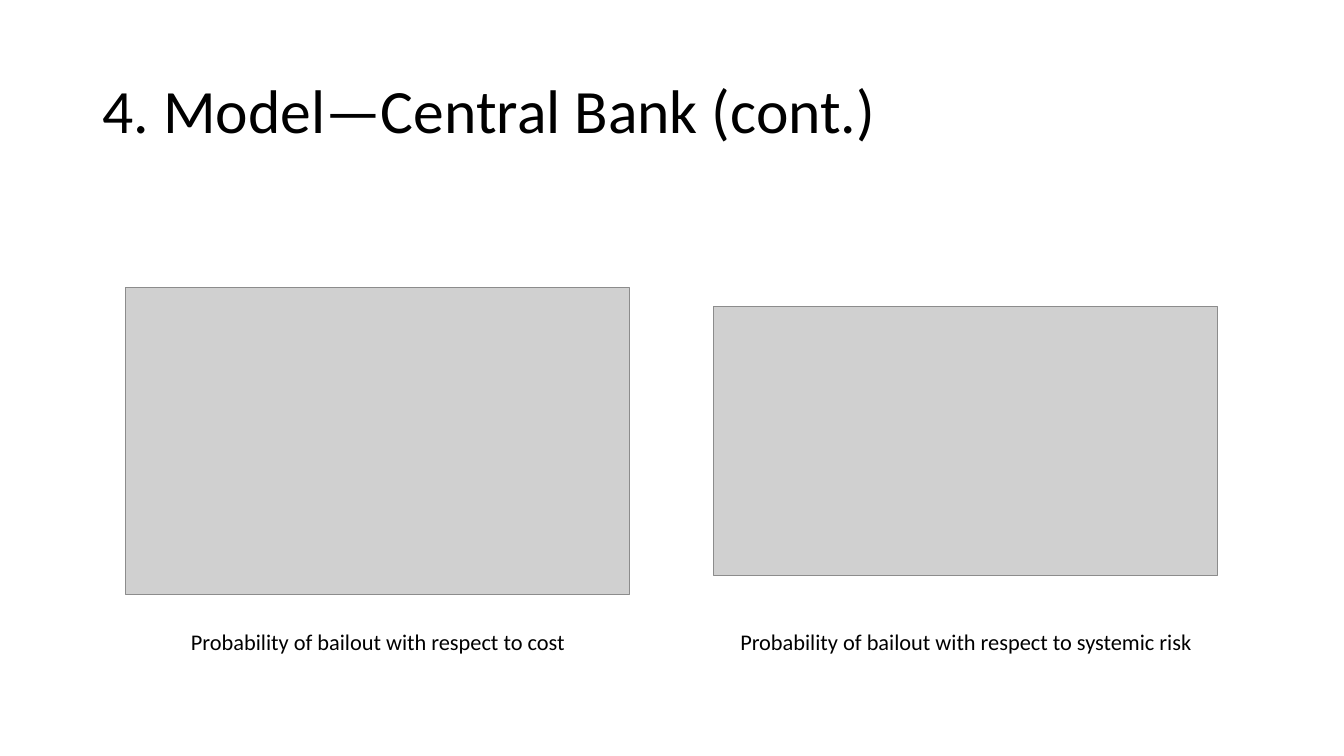
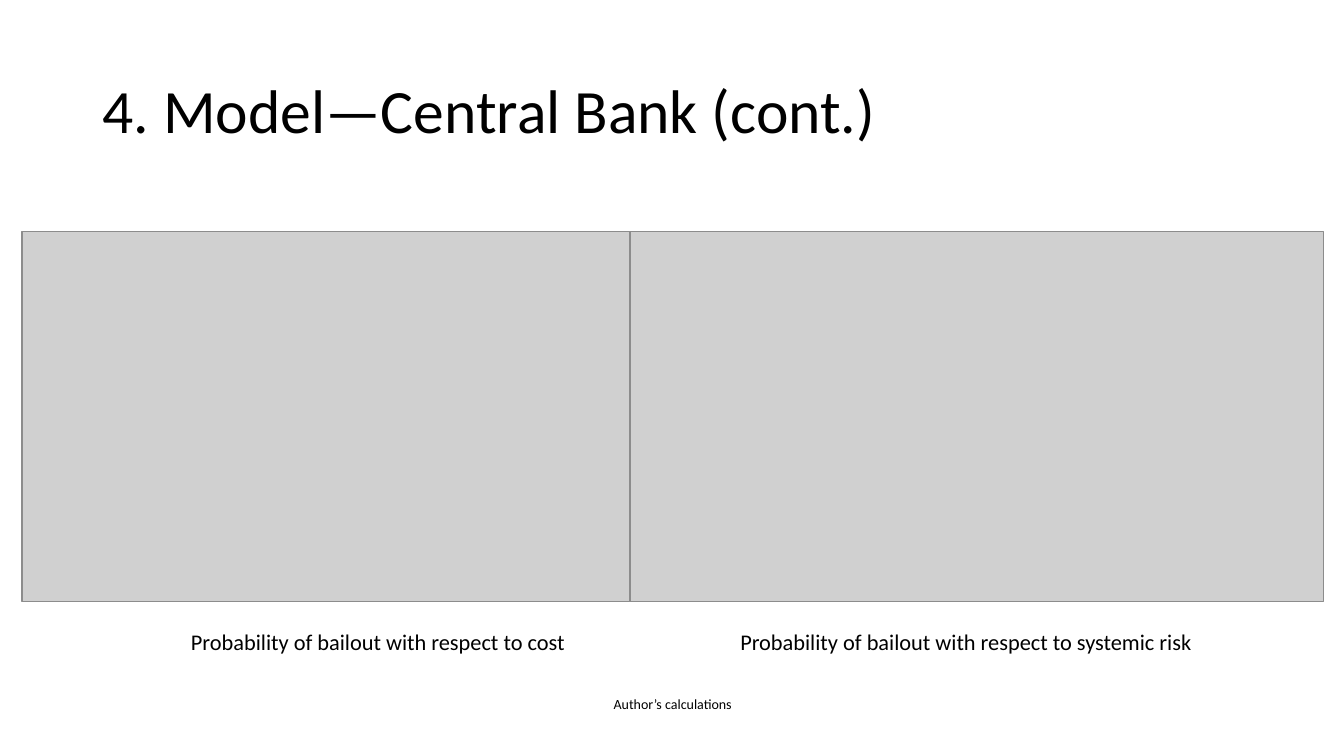
Before and after one commit to anihamde/cba-research, a slide deck: slide 11 of Suresh_CBA_Presentation.pptx. Drawn at 1344x756 pixels with LibreOffice and Linux fonts; fonts in the diff are those of the drawing; grey boxes stand for pictures. Boxes give left, top, right and bottom in pixels: in the first picture for what was removed or moved away, otherwise in the second. Text is boxed around its words. In the diff, an @@ line names an element or a change of style, - is before the commit and + after.

```diff
--- a/Suresh_CBA_Presentation.pptx
+++ b/Suresh_CBA_Presentation.pptx
@@ picture resized from (x1=126, y1=288, x2=630, y2=595) to (x1=22, y1=232, x2=630, y2=602) @@
@@ picture resized from (x1=714, y1=307, x2=1218, y2=576) to (x1=630, y1=232, x2=1324, y2=602) @@
@@ text added at (x1=614, y1=699, x2=732, y2=709), 10 pt, text #000000 @@
+Author’s calculations
```
Also in this commit, not shown: 16 other slides changed, 1 slide added.
